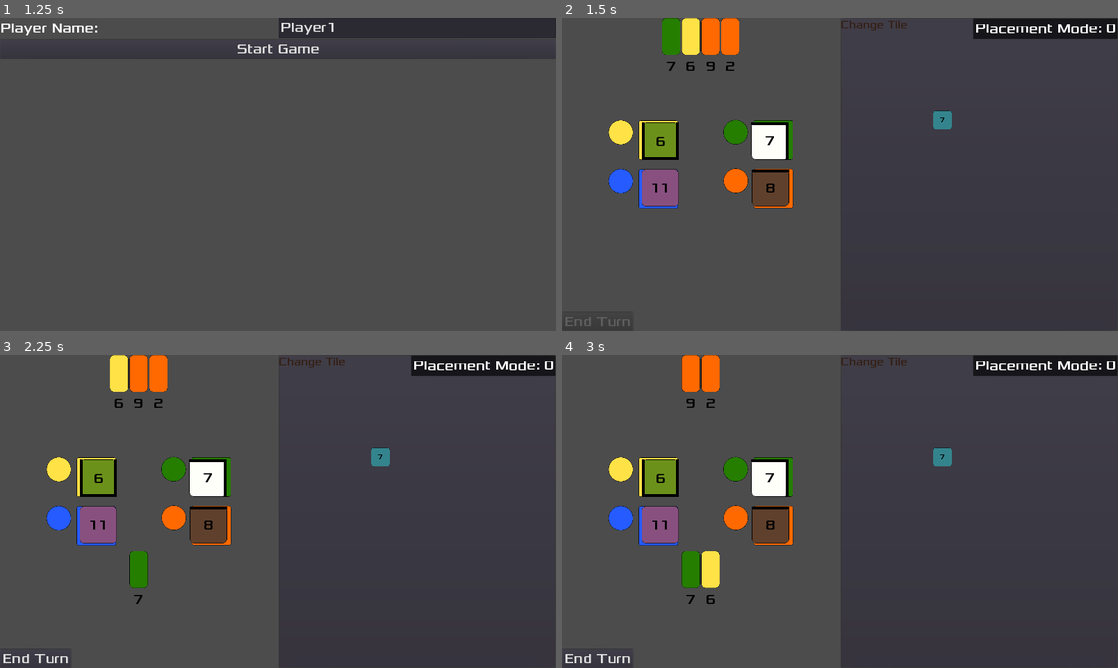
Above: before the commit, frames 1-4 (two rows, left to right).
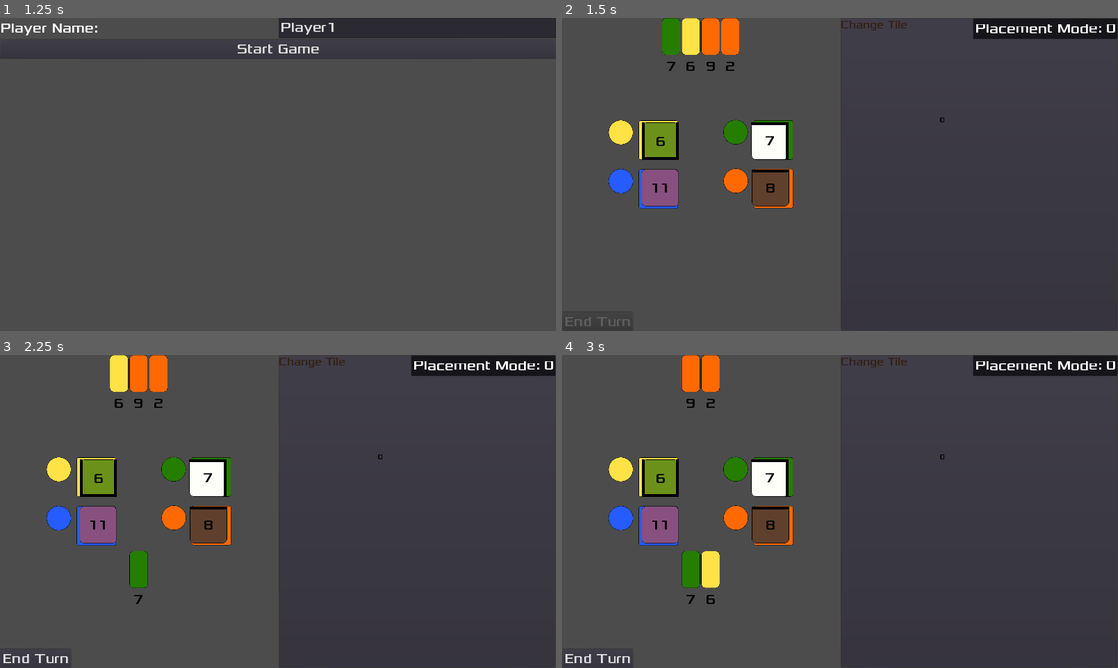
Above: after the commit, the same moments.

Repository: Structed/alcaramba
Game: Godot game, scene res://Drawable/MainMenu/MainMenu.tscn
The game is run twice, just before and just after one commit, with the same random seed, the same clock (stepped at 60 frames per second) and the same inputs.
Inputs:
- Up to frame 1 (1.25 s): click "New Game" at 0.5 s
- Up to frame 2 (1.5 s): click "Start Game" at 1.25 s
- Up to frame 3 (2.25 s): click "7" at 2 s
- Up to frame 4 (3 s): click "6" at 2.75 s

Frame 1 is identical in both runs. In frame 2, 0.2% of the frame differs, in the area x 66-71%, y 29-36%; in frame 3, 0.2%; in frame 4, 0.2%.

Commit message:
Properly add/display start tile

Diff:
--- a/src/alcaramba/Drawable/Town/Town.gd
+++ b/src/alcaramba/Drawable/Town/Town.gd
@@ -5,7 +5,7 @@
 
 var _stack_tiles: TileCardCollection = TileCardCollection.new() # complete stack for tile info
 var _town_tiles: TileCardCollection = TileCardCollection.new() # stack for acually placed tiles
-var _starting_tile_id = 6
+var _starting_tile_id = 54
 var _current_tile: TileCard = TileCard.new(_starting_tile_id, 0, TileCard.TileType.START, TileCard.WALL_SIDE_NONE)
 var _max_size = [10, 10]
 var _placement_mode : int = 0 setget _placement_mode_set # 0 = no placement, 1 = place tile, 2 = remove tile
@@ -17,8 +17,9 @@
 # Called when the node enters the scene tree for the first time.
 func _ready():
 	_stack_tiles.initialize_for_game_start() # Implement Player stack and handover/keeping of tiles
+	_stack_tiles.add_card(_current_tile)
 	self._placement_mode = 0
-	_town_tiles.add_card(TileCard.new(_starting_tile_id, 0, TileCard.TileType.START, TileCard.WALL_SIDE_NONE))
+	_town_tiles.add_card(_current_tile)
 	place_starting_tile()
 	$TileMap_valid_overlay.hide()
 	draw_placed_tiles()
